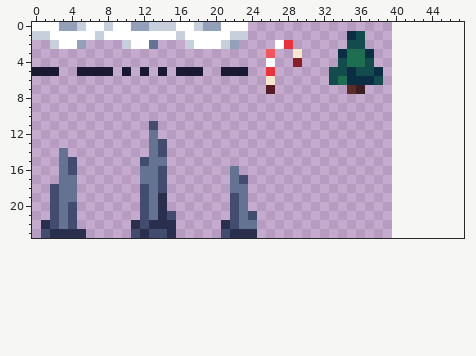
Pixel-art sprite -- HelloMono/Content/tiles.png. Above, as it was before the edit.
The file is 40x24 pixels. The old version is drawn lined up with the new one, on the new canvas.
After the commit:
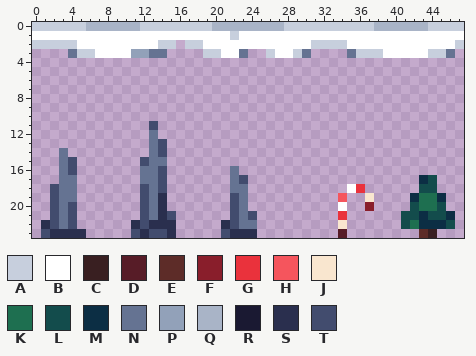
Palette (. is transparent): A #c7cfdd  B #ffffff  C #391f21  D #571c27  E #5d2c28  F #891e2b  G #ea323c  H #f5555d  J #f9e6cf  K #1e6f50  L #134c4c  M #0c2e44  N #657392  P #92a1b9  Q #a9b4c7  R #1a1932  S #2a2f4e  T #424c6e
Changes in this commit:
canvas 40x24 -> 48x24
The author put colour A in row 0 at x 28 to 37 and 44 to 47; in row 2 at x 0 to 1, 14 to 15, 31 to 34 and 47; in row 3 at x 5 to 6, 19 to 20, 38 and 44 to 45.
Colour B becomes colour A in row 0 at x 0 to 2 and 16 to 17; in row 2 at x 3 to 4 and 18.
Colour H becomes colour A in row 3 at x 26.
Colour J becomes colour A in row 3 at x 29.
Colour K becomes colour A in row 3 at x 36.
Colour M becomes colour A in row 3 at x 37.
Colour P becomes colour A in row 0 at x 3 to 4, 12 and 19.
The author put colour B in row 1 at x 24 to 34 and 37 to 47; in row 2 at x 6 to 9, 23 to 26, 29 to 30 and 37 to 46; in row 3 at x 7 to 10, 21 to 22, 27 to 28 and 39 to 43; in row 18 at x 35; in row 20 at x 34.
Colour A becomes colour B in row 1 at x 0 to 1, 7, 16 and 23; in row 2 at x 10 and 21.
Colour G becomes colour B in row 2 at x 28.
Colour L becomes colour B in row 1 at x 36; in row 2 at x 35 to 36.
Colour M becomes colour B in row 1 at x 35.
Colour N becomes colour B in row 2 at x 13.
Colour P becomes colour B in row 2 at x 5 and 22.
The author put colour C in row 23 at x 44.
The author put colour D in row 23 at x 34.
The author put colour E in row 23 at x 43.
The author put colour F in row 20 at x 37.
The author put colour G in row 18 at x 36; in row 21 at x 34.
The author put colour H in row 19 at x 34.
The author put colour J in row 19 at x 37; in row 22 at x 34.
The author put colour K in rows 19 to 20 at x 43 to 44; in row 22 at x 42.
The author put colour L in row 17 at x 44; in row 18 at x 43 to 44; in row 20 at x 42 and 45; in row 21 at x 41 to 42 and 44 to 45; in row 22 at x 41 and 46.
The author put colour M in row 17 at x 43; in row 19 at x 42 and 45; in row 21 at x 43 and 46; in row 22 at x 43 to 45.
The author put colour N in row 3 at x 4, 13 to 14, 23, 30 and 46.
Colour K becomes colour N in row 3 at x 35.
The author put colour P in row 3 at x 11 to 12.
The author put colour Q in row 0 at x 24 to 27 and 38 to 43.
Colour A becomes colour Q in row 0 at x 8.
Colour B becomes colour Q in row 0 at x 6 to 7, 9 to 10 and 21 to 23.
Colour P becomes colour Q in row 0 at x 11 and 20.
Colour B is removed in row 4 at x 26.
Colour C is removed in row 7 at x 36.
Colour D is removed in row 7 at x 26.
Colour E is removed in row 7 at x 35.
Colour F is removed in row 4 at x 29.
Colour G is removed in row 5 at x 26.
Colour J is removed in row 6 at x 26.
Colour K is removed in row 4 at x 35 to 36; in row 6 at x 34.
Colour L is removed in row 4 at x 34 and 37; in row 5 at x 33 to 34 and 36 to 37; in row 6 at x 33 and 38.
Colour M is removed in row 3 at x 34; in row 5 at x 35 and 38; in row 6 at x 35 to 37.
Colour R is removed in row 5 at x 0 to 2, 5 to 8, 10, 12, 14, 16 to 18 and 21 to 23.
